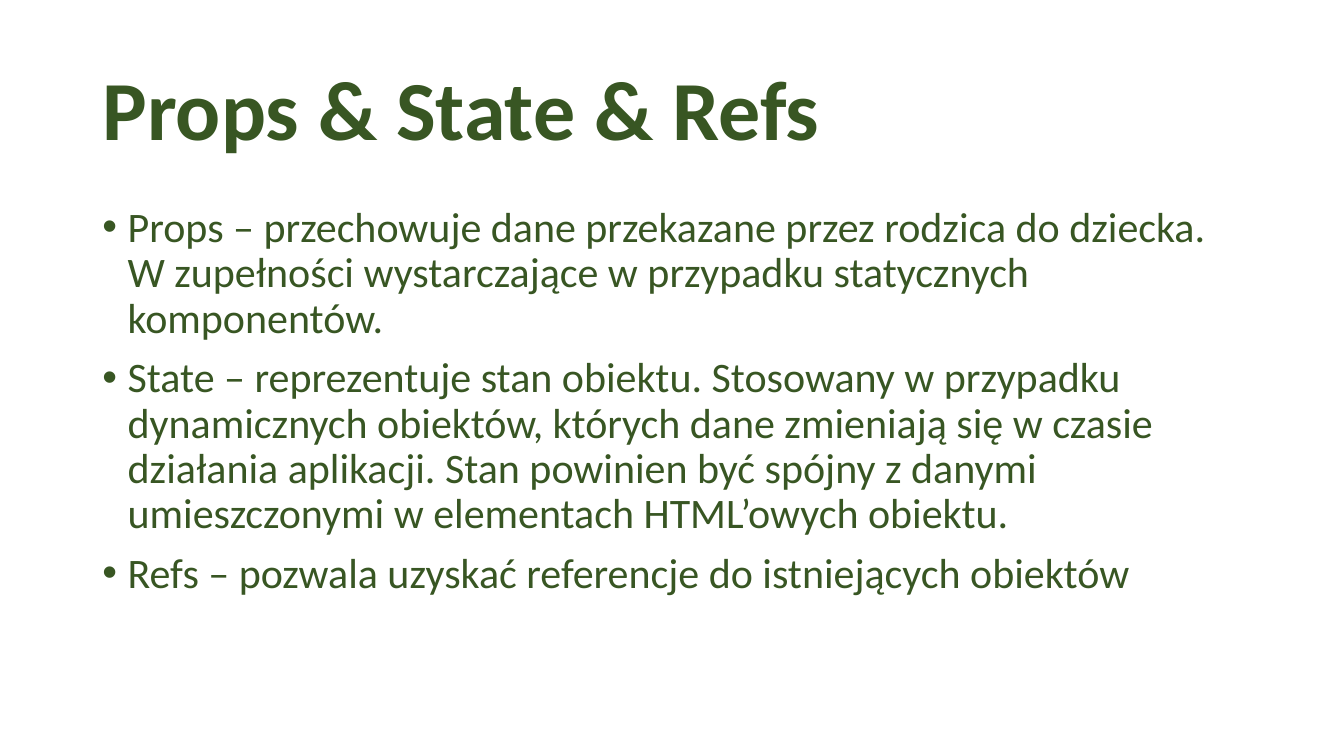
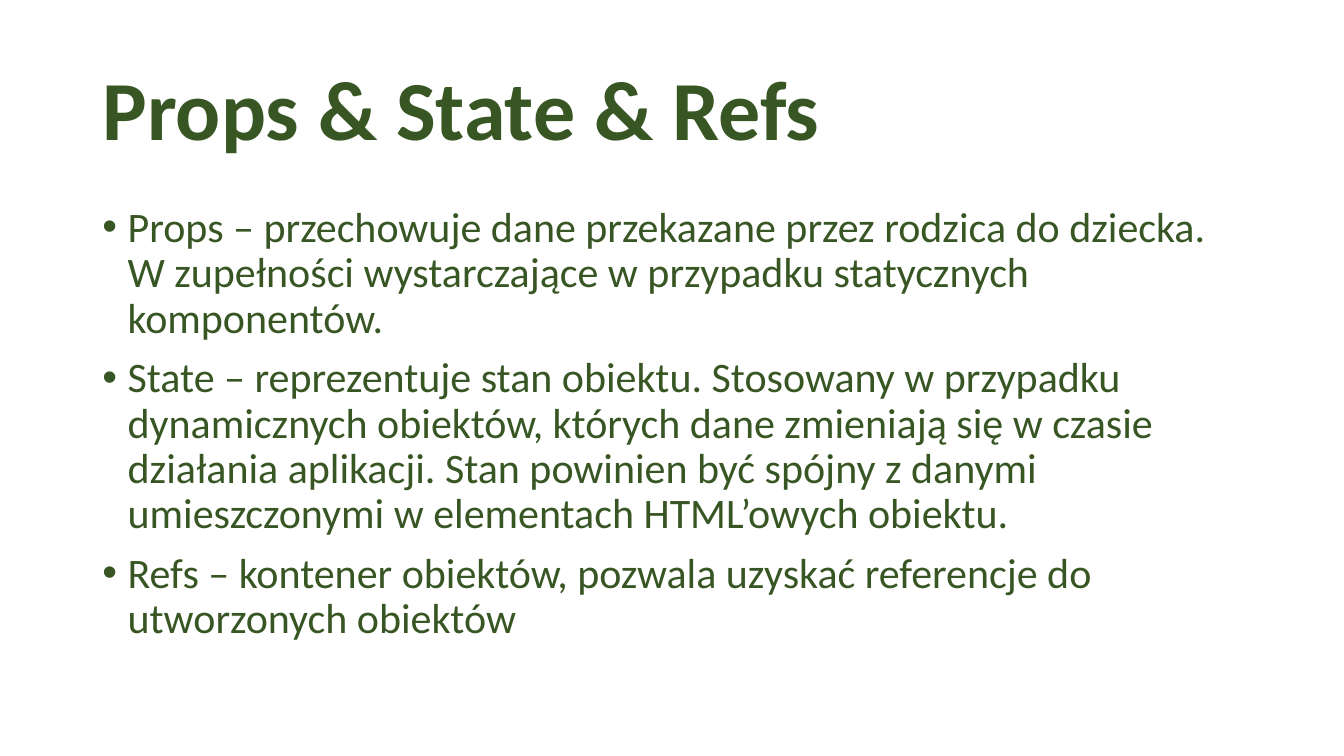
Before and after one commit to tim91/technologies-example, a slide deck: slide 3 of reactJS/Prezentacja.pptx. Drawn at 1344x756 pixels with LibreOffice and Linux fonts; fonts in the diff are those of the drawing; background and template pictures are left out. Boxes give left, top, right and bottom in pixels: in the first picture for what was removed or moved away, otherwise in the second. Text is boxed around its words. In the diff, an @@ line names an element or a change of style, - is before the commit and + after.

```diff
--- a/reactJS/Prezentacja.pptx
+++ b/reactJS/Prezentacja.pptx
@@ text at (128, 559, 1091, 640): text changed @@
-• Refs – pozwala uzyskać referencje do istniejących obiektów
+• Refs – kontener obiektów, pozwala uzyskać referencje do utworzonych obiektów
```
Also in this commit, not shown: 2 other slides changed, 1 other file.
